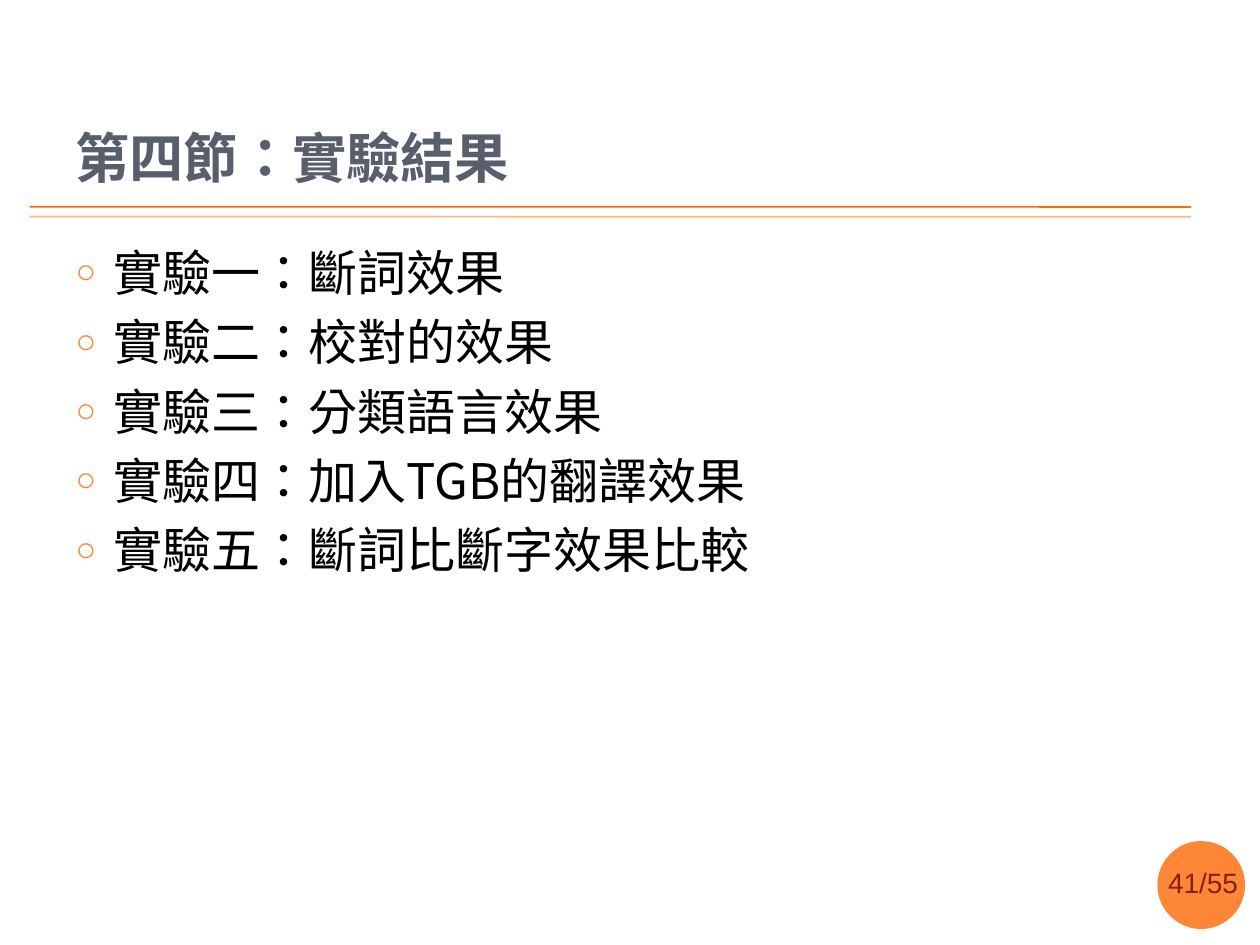
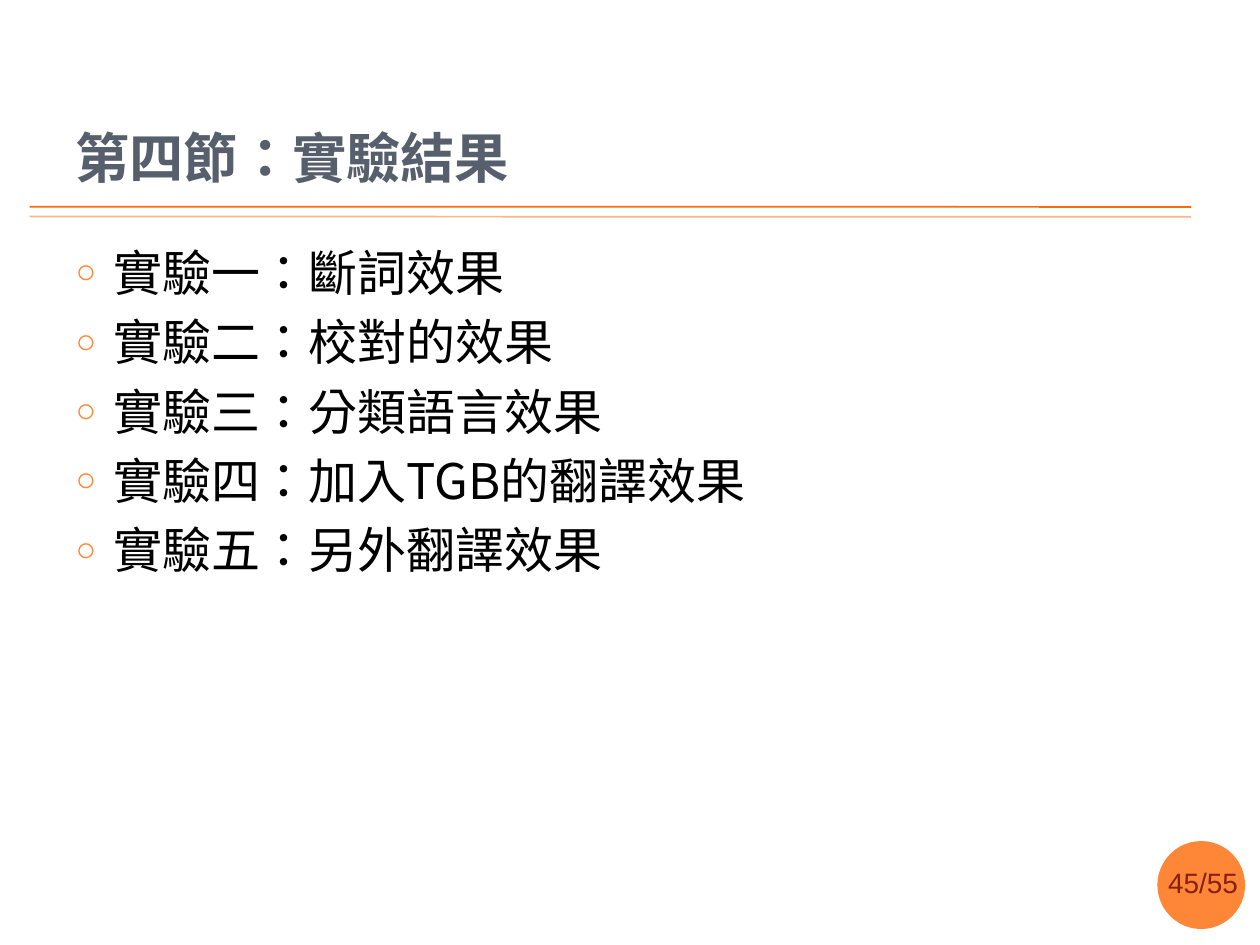
Before and after one commit to sih4sing5hong5/po3-ko3_tau5-iann2-phinn3, a slide deck: slide 45 of 翻譯報告.pptx (slide 41 before the commit). Drawn at 1260x945 pixels with LibreOffice and Linux fonts; fonts in the diff are those of the drawing; background and template pictures are left out. Boxes give left, top, right and bottom in pixels: in the first picture for what was removed or moved away, otherwise in the second. Text is boxed around its words. In the diff, an @@ line names an element or a change of style, - is before the commit and + after.

```diff
--- a/翻譯報告.pptx
+++ b/翻譯報告.pptx
@@ text at (113,526,602,572): text changed @@
-○ 實驗五：斷詞比斷字效果比較
+○ 實驗五：另外翻譯效果
@@ page number at (1168,873,1238,893): text changed @@
-41/55
+45/55
```
Also in this commit, not shown: 9 other slides changed, 3 slides added.
